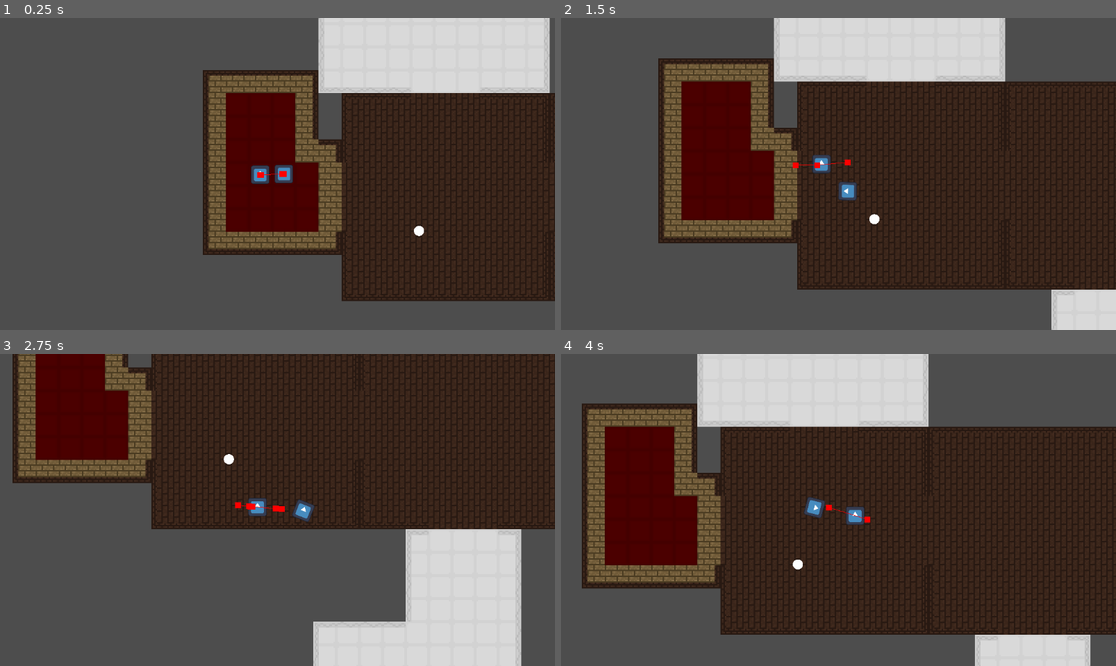
Above: before the commit, frames 1-4 (two rows, left to right).
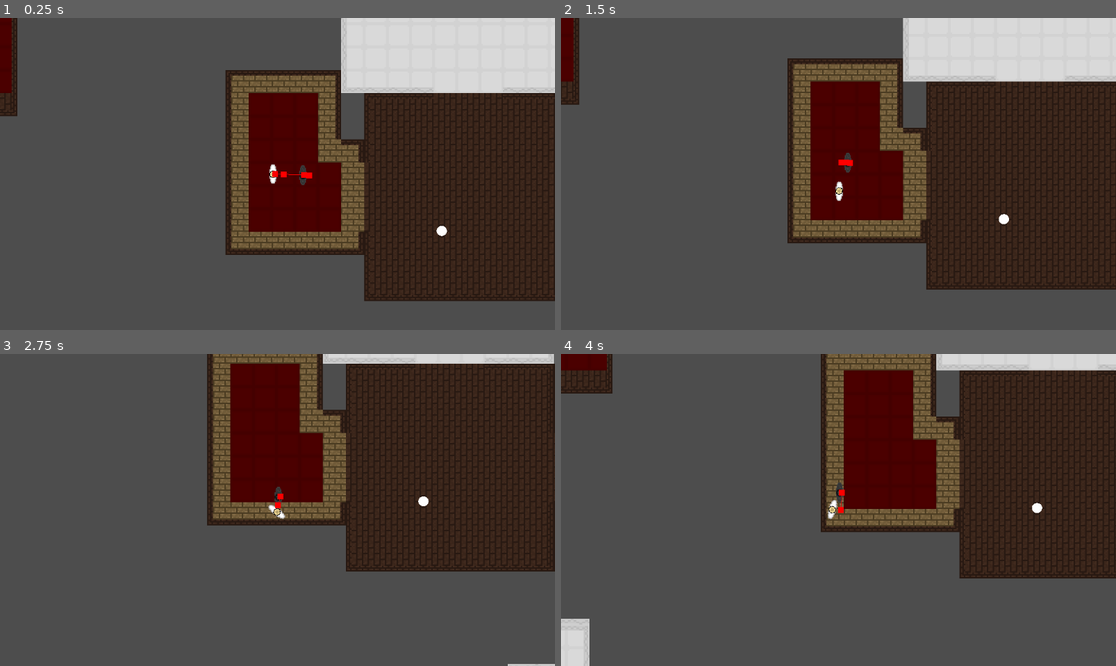
Above: after the commit, the same moments.

Repository: Rodrikk834/etromaton
Game: Godot game, scene res://scenes/main scene.tscn
The game is run twice, just before and just after one commit, with the same random seed, the same clock (stepped at 60 frames per second) and the same inputs. The engine's default icon, where the game draws it, is replaced by a stand-in: a white triangle on a blue panel in a dark square.
Inputs (mouse positions are in pixels of both pictures, inside the frame that each line leads up to):
- Up to frame 1 (0.25 s): no input
- Up to frame 2 (1.5 s): move the mouse to (960, 158) at 0.52 s; hold D (move_right) 0.53-1.28 s; tap E (interact) at 0.6, 1.35 s; move the mouse to (727, 189) at 1.27 s; hold S (move_down) from 1.28 s (still down)
- Up to frame 3 (2.75 s): move the mouse to (333, 441) at 2.02 s; release S (move_down) at 2.03 s; hold D (move_right) from 2.03 s (still down); click (333, 441) at 2.1 s; tap E (interact) at 2.3 s
- Up to frame 4 (4 s): move the mouse to (810, 572) at 2.77 s; release D (move_right) at 2.78 s; hold W (move_up) 2.78-3.53 s; tap E (interact) at 2.85, 3.6 s; move the mouse to (1005, 556) at 3.52 s; hold A (move_left) from 3.53 s (still down)

The runs differ from the first frame. In frame 1, 13% of the frame differs, in the area x 0-100%, y 0-91%; in frame 2, 40%; in frame 3, 44%; in frame 4, 68%, in the area x 0-100%, y 0-100%.

Commit message:
Sprites de player y robot con animacion
Falta player de animacion

Diff:
--- a/project.godot
+++ b/project.godot
@@ -19,6 +19,7 @@
 
 player=""
 navigation=""
+Robot=""
 
 [input]
 
--- a/scenes/main scene.tscn
+++ b/scenes/main scene.tscn
@@ -50,6 +50,7 @@
 radius = 43.47
 
 [node name="Node2D" type="Node2D" unique_id=97602548]
+texture_filter = 1
 
 [node name="rooms" type="Node2D" parent="." unique_id=301781827]
 texture_filter = 1
--- a/scenes/player.tscn
+++ b/scenes/player.tscn
@@ -2,13 +2,14 @@
 
 [ext_resource type="Script" uid="uid://yn6eexbahhdf" path="res://scripts/player.gd" id="1_qhqgy"]
 [ext_resource type="PackedScene" uid="uid://c35p5r3qk0lto" path="res://scenes/taser_ray.tscn" id="2_dqkch"]
-[ext_resource type="Texture2D" uid="uid://d3k6gj0254vxo" path="res://tiles/icon.svg" id="3_qlg0r"]
+[ext_resource type="Texture2D" uid="uid://git5aex56bg7" path="res://tiles/Player.png" id="3_qhqgy"]
 
-[sub_resource type="RectangleShape2D" id="RectangleShape2D_jb6a7"]
-size = Vector2(125, 125)
+[sub_resource type="CapsuleShape2D" id="CapsuleShape2D_qhqgy"]
+radius = 30.0
+height = 136.0
 
 [sub_resource type="CircleShape2D" id="CircleShape2D_k0ot2"]
-radius = 97.46
+radius = 73.15
 
 [node name="Player" type="CharacterBody2D" unique_id=540015378 groups=["player"]]
 scale = Vector2(0.1, 0.1)
@@ -16,20 +17,25 @@
 bullet_scene = ExtResource("2_dqkch")
 
 [node name="CollisionShape2D" type="CollisionShape2D" parent="." unique_id=1818053026]
-position = Vector2(0.5, -0.5)
-shape = SubResource("RectangleShape2D_jb6a7")
+position = Vector2(-14.999992, -1.430511e-05)
+scale = Vector2(0.9999997, 0.9999997)
+shape = SubResource("CapsuleShape2D_qhqgy")
 
 [node name="Sprite2D" type="Sprite2D" parent="." unique_id=95717031]
-rotation = 1.5707964
-texture = ExtResource("3_qlg0r")
+texture_filter = 1
+rotation = 4.712389
+scale = Vector2(5, 5)
+texture = ExtResource("3_qhqgy")
 
 [node name="PickUpArea" type="Area2D" parent="." unique_id=1527539823]
+visible = false
 
 [node name="CollisionShape2D" type="CollisionShape2D" parent="PickUpArea" unique_id=1921320209]
+position = Vector2(-9.999999, 0)
 shape = SubResource("CircleShape2D_k0ot2")
 
 [node name="ShootPos" type="Node2D" parent="." unique_id=391251100]
-position = Vector2(89, -1)
+position = Vector2(20, 40)
 
 [node name="Camera2D" type="Camera2D" parent="." unique_id=1698437678]
 zoom = Vector2(3, 3)
--- a/scenes/robot_character.tscn
+++ b/scenes/robot_character.tscn
@@ -1,49 +1,99 @@
 [gd_scene format=3 uid="uid://dino4tyr5fyr1"]
 
-[ext_resource type="Texture2D" uid="uid://d3k6gj0254vxo" path="res://tiles/icon.svg" id="1_em8rj"]
+[ext_resource type="Texture2D" uid="uid://b4alo1ugbfvrm" path="res://tiles/RobotB.png" id="1_svwkp"]
+[ext_resource type="Texture2D" uid="uid://ca1yuwwav6l3w" path="res://tiles/RobotR.png" id="2_02uk4"]
 [ext_resource type="Script" uid="uid://bd3fx0xex72gn" path="res://scripts/StateMachine.gd" id="2_eqd43"]
 [ext_resource type="Script" uid="uid://nuuv03ac6epc" path="res://scripts/RobotFollow.gd" id="3_em8rj"]
 [ext_resource type="Script" uid="uid://cftb5py8nen2q" path="res://scripts/RobotIdle.gd" id="3_eqd43"]
+[ext_resource type="Texture2D" uid="uid://bpougfam2kaai" path="res://tiles/RobotE.png" id="3_xdh1l"]
+[ext_resource type="Script" uid="uid://cxaela14s0ndg" path="res://scripts/RobotStunned.gd" id="5_svwkp"]
 
-[sub_resource type="CircleShape2D" id="CircleShape2D_il4nl"]
+[sub_resource type="SpriteFrames" id="SpriteFrames_kr8bd"]
+animations = [{
+"frames": [{
+"duration": 1.0,
+"texture": ExtResource("1_svwkp")
+}, {
+"duration": 1.0,
+"texture": ExtResource("2_02uk4")
+}],
+"loop": false,
+"name": &"follow",
+"speed": 5.0
+}, {
+"frames": [{
+"duration": 1.0,
+"texture": ExtResource("1_svwkp")
+}],
+"loop": true,
+"name": &"idle",
+"speed": 5.0
+}, {
+"frames": [{
+"duration": 1.0,
+"texture": ExtResource("1_svwkp")
+}, {
+"duration": 1.0,
+"texture": ExtResource("3_xdh1l")
+}],
+"loop": true,
+"name": &"stun",
+"speed": 5.0
+}]
 
-[sub_resource type="CircleShape2D" id="CircleShape2D_em8rj"]
+[sub_resource type="CapsuleShape2D" id="CapsuleShape2D_svwkp"]
+radius = 3.0
+height = 14.0
 
-[node name="RobotCharacter" type="CharacterBody2D" unique_id=150247689]
+[sub_resource type="CapsuleShape2D" id="CapsuleShape2D_xabvw"]
+radius = 3.0
+height = 14.0
 
-[node name="RobotSprite" type="Sprite2D" parent="." unique_id=72328348]
-scale = Vector2(0.1, 0.1)
-texture = ExtResource("1_em8rj")
+[node name="RobotCharacter" type="CharacterBody2D" unique_id=150247689 groups=["Robot"]]
+
+[node name="RobotSprites" type="AnimatedSprite2D" parent="." unique_id=1246923376]
+texture_filter = 1
+rotation = -1.5707964
+scale = Vector2(0.5, 0.5)
+sprite_frames = SubResource("SpriteFrames_kr8bd")
+animation = &"stun"
 
 [node name="CollisionShape2D" type="CollisionShape2D" parent="." unique_id=879775622]
-shape = SubResource("CircleShape2D_il4nl")
+visible = false
+position = Vector2(-1, 0)
+shape = SubResource("CapsuleShape2D_svwkp")
 
 [node name="StateMachine" type="Node" parent="." unique_id=358133987 node_paths=PackedStringArray("initialState")]
 script = ExtResource("2_eqd43")
 initialState = NodePath("RobotIdle")
 
-[node name="RobotFollow" type="Node" parent="StateMachine" unique_id=1752883160 node_paths=PackedStringArray("enemy", "NavigationAgent")]
+[node name="RobotFollow" type="Node" parent="StateMachine" unique_id=1752883160 node_paths=PackedStringArray("animated_sprite", "enemy", "NavigationAgent")]
 script = ExtResource("3_em8rj")
+animated_sprite = NodePath("../../RobotSprites")
 enemy = NodePath("../..")
 NavigationAgent = NodePath("../../NavigationAgent2D")
 metadata/_custom_type_script = "uid://nuuv03ac6epc"
 
-[node name="RobotIdle" type="Node" parent="StateMachine" unique_id=1047294123 node_paths=PackedStringArray("enemy", "NavigationAgent")]
+[node name="RobotIdle" type="Node" parent="StateMachine" unique_id=1047294123 node_paths=PackedStringArray("animated_sprite", "enemy", "NavigationAgent")]
 script = ExtResource("3_eqd43")
+animated_sprite = NodePath("../../RobotSprites")
 enemy = NodePath("../..")
 NavigationAgent = NodePath("../../NavigationAgent2D")
 metadata/_custom_type_script = "uid://cftb5py8nen2q"
 
-[node name="RobotStun" type="Node" parent="StateMachine" unique_id=1455053402 node_paths=PackedStringArray("enemy", "NavigationAgent")]
-script = ExtResource("3_eqd43")
+[node name="RobotStun" type="Node" parent="StateMachine" unique_id=1445953043 node_paths=PackedStringArray("hitbox", "enemy", "NavigationAgent", "animated_sprite")]
+script = ExtResource("5_svwkp")
+hitbox = NodePath("../../Hitbox")
 enemy = NodePath("../..")
 NavigationAgent = NodePath("../../NavigationAgent2D")
-metadata/_custom_type_script = "uid://cftb5py8nen2q"
+animated_sprite = NodePath("../../RobotSprites")
 
 [node name="NavigationAgent2D" type="NavigationAgent2D" parent="." unique_id=694896286]
 debug_enabled = true
 
 [node name="Hitbox" type="Area2D" parent="." unique_id=674668454]
+visible = false
 
 [node name="CollisionShape2D" type="CollisionShape2D" parent="Hitbox" unique_id=1483963307]
-shape = SubResource("CircleShape2D_em8rj")
+position = Vector2(-1, 0)
+shape = SubResource("CapsuleShape2D_xabvw")
--- a/scripts/RobotFollow.gd
+++ b/scripts/RobotFollow.gd
@@ -1,6 +1,7 @@
 extends State
 class_name RobotFollow
 
+@export var animated_sprite : AnimatedSprite2D
 @export var moveSpeed := 90.0
 @export var enemy: CharacterBody2D
 @export var NavigationAgent: NavigationAgent2D
@@ -19,6 +20,8 @@
 		push_error("RobotFollow: No se encontró al jugador en el grupo 'player'.")
 
 func Enter():
+	animated_sprite.play("follow")
+
 	if player != null:
 		NavigationAgent.target_position = player.global_position
 
--- a/scripts/RobotIdle.gd
+++ b/scripts/RobotIdle.gd
@@ -6,6 +6,7 @@
 @export var moveSpeed := 100.0
 @export var waitDuration := 2.0
 @export var detectionRadius := 150.0
+@export var animated_sprite : AnimatedSprite2D
 
 @export_category("Referencias")
 @export var enemy: CharacterBody2D
@@ -33,6 +34,7 @@
 	# 1. PEQUEÑA ESPERA INICIAL
 	# Le damos un frame de física para que el agente se vincule internamente
 	# al mapa de navegación por defecto de Godot.
+	animated_sprite.play("idle")
 	if not NavigationAgent.is_node_ready():
 		await NavigationAgent.ready
 	await get_tree().physics_frame
--- a/scripts/RobotStunned.gd
+++ b/scripts/RobotStunned.gd
@@ -1,15 +1,18 @@
 extends State
 
 @export var hitbox : Area2D
-@export var duration := 20.0
+@export var duration := 3.0
 @export var enemy : CharacterBody2D
 @export var NavigationAgent : NavigationAgent2D
+@export var animated_sprite : AnimatedSprite2D
 
 var timer
 
 func Enter():
+	animated_sprite.play("stun")
+	print("robot stun")
 	timer = duration
-	enemy.velocity = Vector2(0.0, 0.0)
+	enemy.velocity = Vector2.ZERO
 	NavigationAgent.target_position = enemy.global_position
 	hitbox.monitoring = false
 
@@ -18,5 +21,9 @@
 
 func Physics_Update(_delta: float):
 	timer -= _delta
+
+	enemy.velocity = Vector2.ZERO
+	enemy.move_and_slide()
+
 	if timer <= 0:
 		Transitioned.emit(self, "RobotIdle")
--- a/scripts/StateMachine.gd
+++ b/scripts/StateMachine.gd
@@ -27,12 +27,19 @@
 	if state != currentState:
 		return
 
+	change_state(new_state_name)
+
+func change_state(new_state_name: String):
+	print("Intentando cambiar a: ", new_state_name)
+
 	var new_state : State = states.get(new_state_name.to_lower())
+
 	if !new_state:
 		return
 
 	if currentState:
 		currentState.Exit()
 
+	currentState = new_state
 	new_state.Enter()
-	currentState = new_state
+	print("Estado actual: ", currentState.name)
--- a/scripts/player.gd
+++ b/scripts/player.gd
@@ -25,6 +25,8 @@
 	if nearby_item != null:
 		if nearby_item.has_method("pickup"):
 			nearby_item.pickup(self)
+		elif nearby_item.has_method("interact"):
+			nearby_item.interact(self)
 
 func unlock_shooting():
 	can_shoot = true
@@ -37,7 +39,7 @@
 
 
 func _on_pick_up_area_area_entered(area: Area2D) -> void:
-	if area.has_method("pickup"):
+	if area.has_method("pickup") or area.has_method("interact"):
 		nearby_item = area
 
 
--- a/scripts/taser_ray.gd
+++ b/scripts/taser_ray.gd
@@ -1,7 +1,19 @@
 extends Area2D
 
 @export var lifetime: float = 0.5
+@export var stun_state_name: String = "RobotStun"
+func _ready():
+	body_entered.connect(_on_body_entered)
 
-func _ready():
 	await get_tree().create_timer(lifetime).timeout
 	queue_free()
+
+func _on_body_entered(body):
+	print("Taser tocó a: ", body.name)
+
+	if body.is_in_group("Robot"):
+		var state_machine = body.get_node_or_null("StateMachine")
+
+		if state_machine:
+			print("yessss")
+			state_machine.change_state(stun_state_name)
Not shown: 1 places in scenes/main scene.tscn that only renumber resources
Not shown: 1 places in scenes/taser_ray.tscn that only renumber resources
Binary file added: tiles/Player.png
Not shown, added: tiles/Player.png.import
Binary file added: tiles/RobotB.png
Not shown, added: tiles/RobotB.png.import
Binary file added: tiles/RobotE.png
Not shown, added: tiles/RobotE.png.import
Binary file added: tiles/RobotR.png
Not shown, added: tiles/RobotR.png.import
